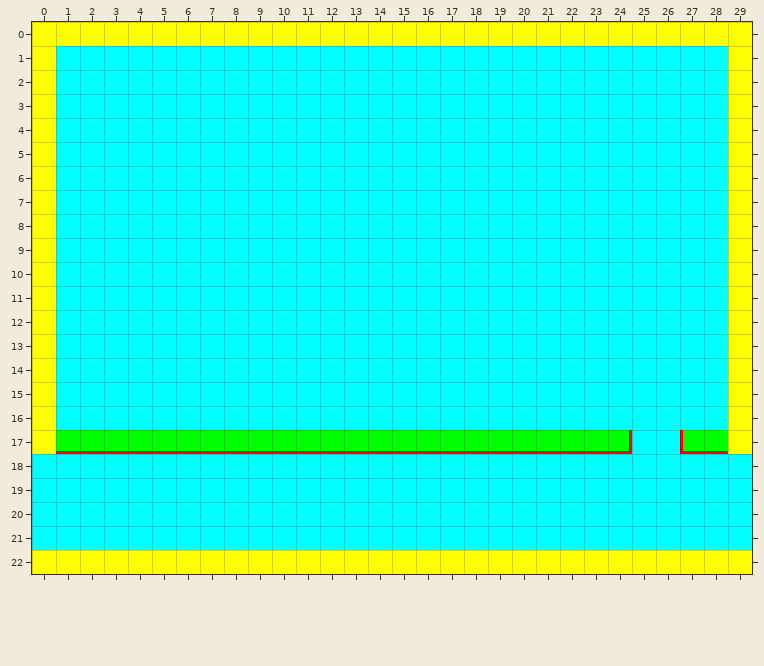
Two versions of a level (Tiled map, assets/map0.tmx). The picture above is the old version.
Cells are 16x16 px. Shown: x 0..29, y 0..22.
After the commit:
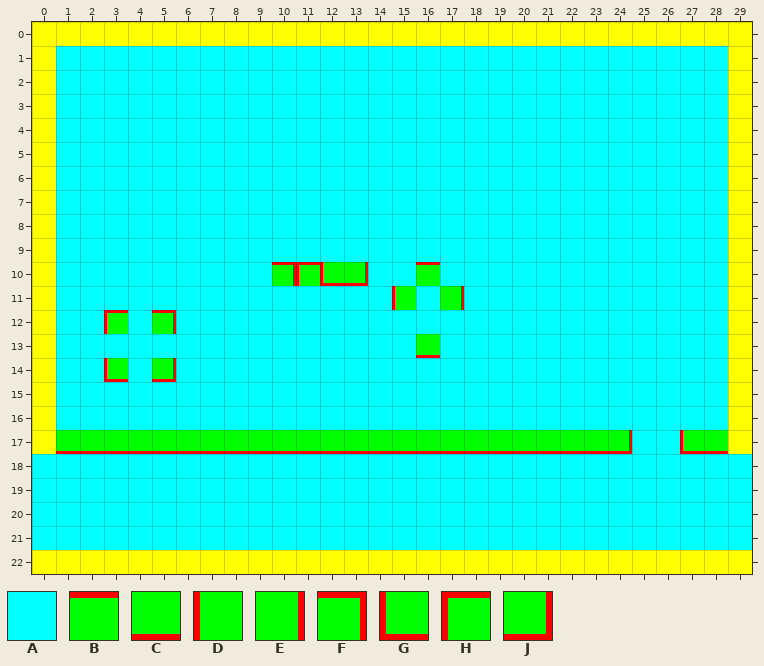
Key: from "Colisoes": A 0, B 2, C 2 flipped up-down, D 2 turned 270, E 2 turned 90, F 3, G 3 turned 180, H 3 turned 270, J 3 turned 90.
_ is an empty cell.
Diff:
{"where": "layer \"Camada de Blocos 1\""}
{"y":10,"x":10,"old":"AAAA","new":"FHGJ"}
{"y":10,"x":16,"old":"A","new":"B"}
{"y":11,"x":15,"old":"A","new":"D"}
{"y":11,"x":17,"old":"A","new":"E"}
{"y":12,"x":3,"old":"A","new":"H"}
{"y":12,"x":5,"old":"A","new":"F"}
{"y":13,"x":16,"old":"A","new":"C"}
{"y":14,"x":3,"old":"A","new":"G"}
{"y":14,"x":5,"old":"A","new":"J"}
{"label":"changed","picture_box":[272,262,368,286]}
{"label":"changed","picture_box":[392,262,464,310]}
{"label":"changed","picture_box":[104,310,128,334]}
{"label":"changed","picture_box":[152,310,176,334]}
{"label":"changed","picture_box":[416,334,440,358]}
{"label":"changed","picture_box":[104,358,128,382]}
{"label":"changed","picture_box":[152,358,176,382]}
